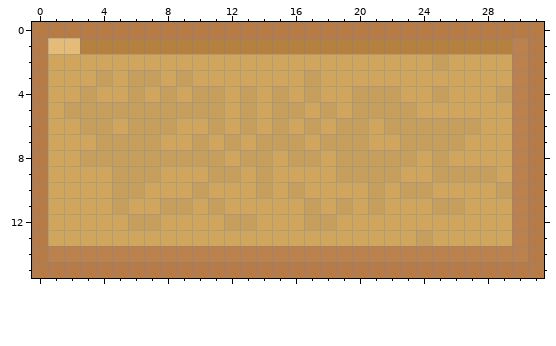
Pixel-art file: assets/art/aseprite/button.ase. That is the earlier state.
32x16 pixels, 1 frame.
And afterwards:
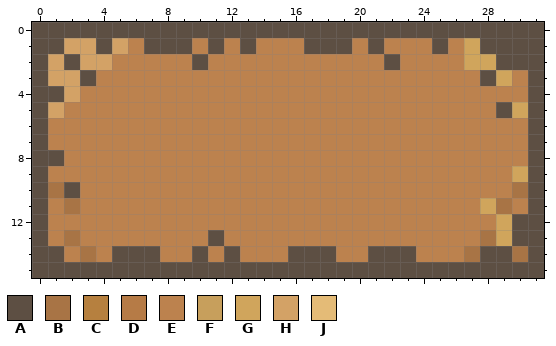
Palette (. is transparent): A #5d4f43  B #a87445  C #b6803f  D #b67b46  E #bc824e  F #c79f5c  G #d0a55c  H #d3a266  J #e4bb77
Difference:
layer "Normal" added
layer "Hover" now shown
Changed rows in their new state; - is an unchanged pixel.
Layer "Pressed":
first column x 0:
 0 AAAAAAAAAAAAAAAAAAAAAAAAAAAAAAAA
 1 AAHHAHEAAAEAEAEEEAAAEAEEEAEGAAAA
 2 AHAHHEEEEEAEEEEEEEEEEEAEEEE--AAA
 3 AHHAEEEEEEEEEEEEEEEEEEEEEEEEA--A
 4 AAHEEEEEEEEEEEEEEEEEEEEEEEEEEE-A
 5 AHEEEEEEEEEEEEEEEEEEEEEEEEEEEAGA
 6 AEEEEEEEEEEEEEEEEEEEEEEEEEEEEE-A
 7 AEEEEEEEEEEEEEEEEEEEEEEEEEEEEE-A
 8 AAEEEEEEEEEEEEEEEEEEEEEEEEEEEE-A
 9 AEEEEEEEEEEEEEEEEEEEEEEEEEEEEEGA
10 ABAEEEEEEEEEEEEEEEEEEEEEEEEEEEBA
11 AEBEEEEEEEEEEEEEEEEEEEEEEEEE-B-A
12 AEEEEEEEEEEEEEEEEEEEEEEEEEEEE-AA
13 AEBEEEEEEEEAEEEEEEEEEEEEEEEEB-AA
14 AA-B-AAA--A-A---AAA--AAA---BAABA
15 AAAAAAAAAAAAAAAAAAAAAAAAAAAAAAAA
Where, in picture pixels (left, top, right, bottom), the same in both pictures:
changed: (32, 22, 544, 278)
